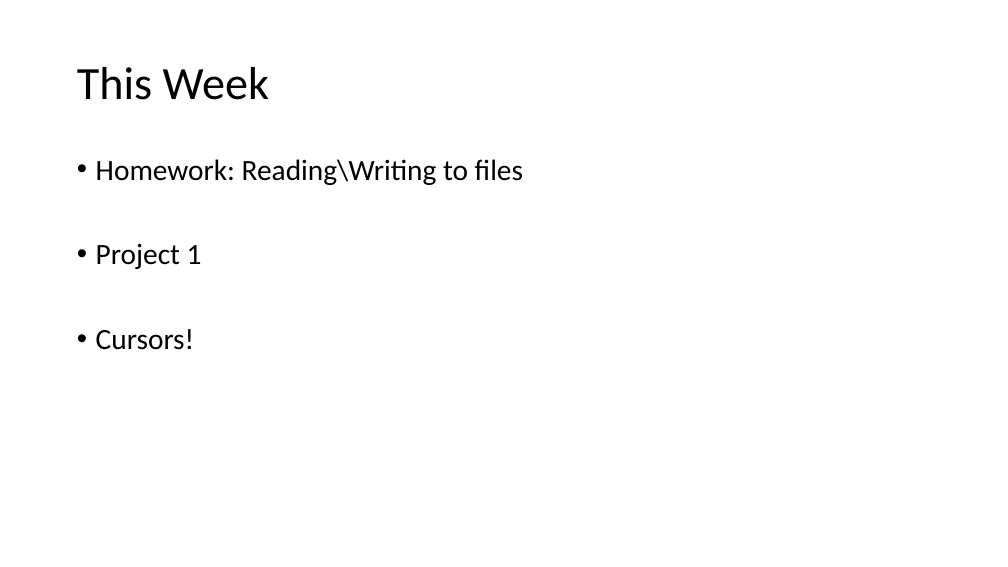
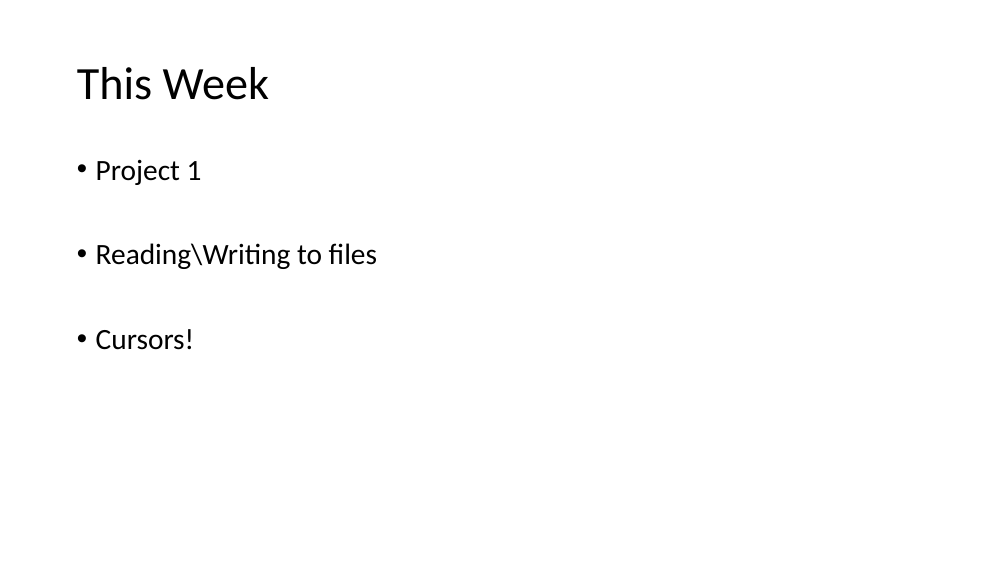
Before and after one commit to gbrunner/intro-prog-for-gis-rs, a slide deck: slide 1 of Week 5/Cursor_Lecture_Slides.pptx. Drawn at 1008x567 pixels with LibreOffice and Linux fonts; fonts in the diff are those of the drawing. Boxes give left, top, right and bottom in pixels: in the first picture for what was removed or moved away, otherwise in the second. Text is boxed around its words. In the diff, an @@ line names an element or a change of style, - is before the commit and + after.

```diff
--- a/Week 5/Cursor_Lecture_Slides.pptx
+++ b/Week 5/Cursor_Lecture_Slides.pptx
@@ text at [96, 159, 523, 185]: paragraph removed @@
-• Homework: Reading\Writing to files
@@ text at [96, 243, 377, 269]: paragraph added @@
+• Reading\Writing to files
```
Also in this commit, not shown: 1 other slide changed, 5 other files.
